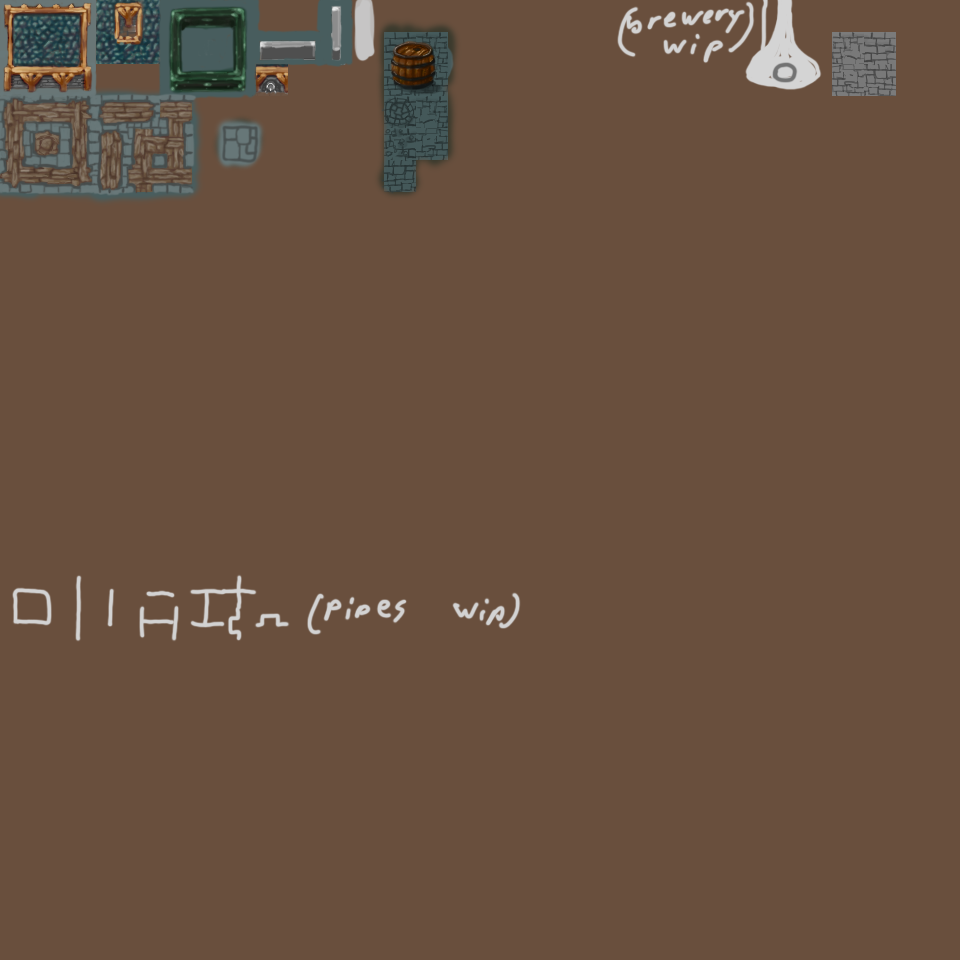
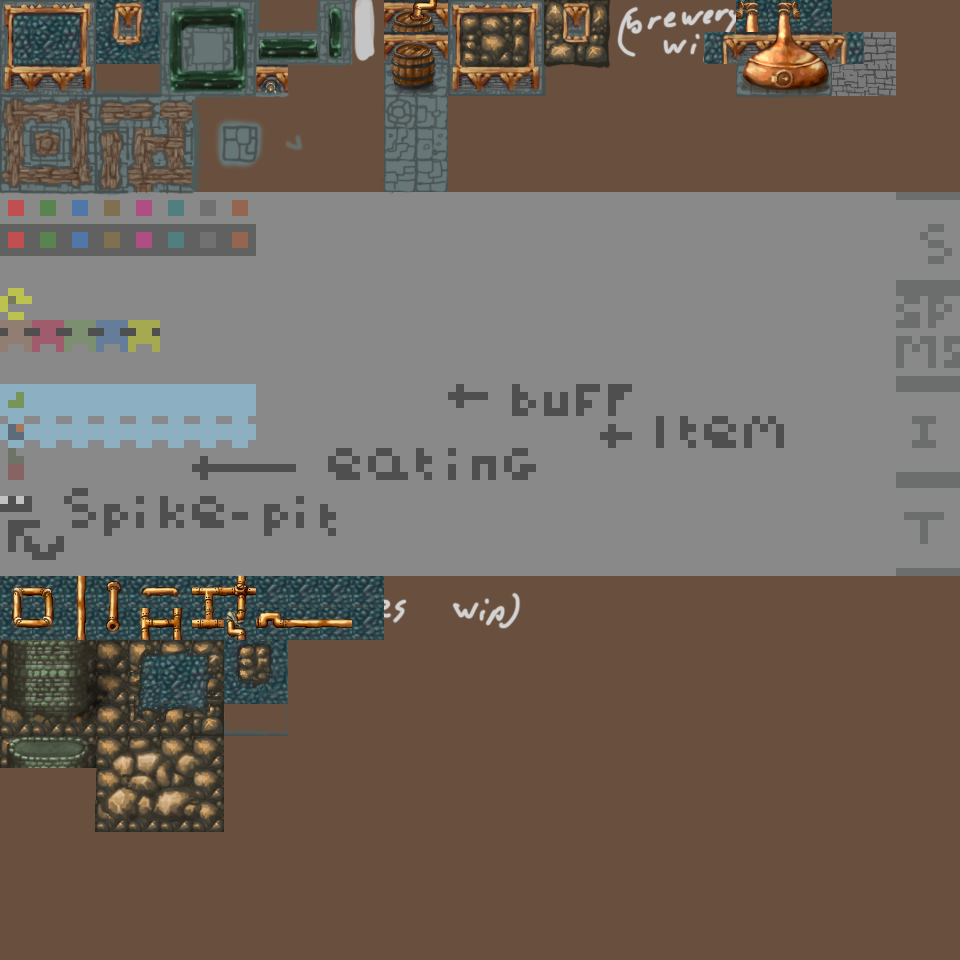
Layers edited between the first and the second 960x960 image:
removed layer "Layer 9" (was color) over left=186, top=16, right=437, bottom=89
added layer "Layer 49" above "Layer 47 copy" over left=5, top=637, right=131, bottom=729
added layer "Layer 47 copy" above "Layer 47" over left=95, top=736, right=224, bottom=832
added layer "Layer 47" above "Layer 48" over left=0, top=640, right=275, bottom=736
added layer "Layer 48" above "Layer 46" over left=128, top=640, right=288, bottom=736
added layer "Layer 42" above "Layer 39" over left=11, top=576, right=352, bottom=640
added layer "Layer 39" above "Group 2" over left=0, top=576, right=384, bottom=640
added group "Group 2" with 11 layers above "Group 1" over left=0, top=0, right=833, bottom=196
added layer "Layer 35" in group "Group 2" over left=28, top=0, right=833, bottom=99
added layer "Layer 25" in group "Group 2" over left=0, top=0, right=801, bottom=196
"Layer 19": opacity 52% → 100%, moved it into group "Group 2", painted on it over left=170, top=7, right=278, bottom=94
removed layer "Layer 15" over left=0, top=0, right=267, bottom=196
added layer "Layer 23" in group "Group 2" over left=0, top=0, right=423, bottom=125
added layer "Layer 24" in group "Group 2" over left=158, top=0, right=345, bottom=98
moved "Group 1 copy" into group "Group 2", painted on it over left=0, top=0, right=448, bottom=196
painted on "Layer 12" over left=0, top=0, right=353, bottom=209
removed layer "Layer 8" (was overlay) over left=90, top=15, right=464, bottom=204
added layer "Layer 29" above "Layer 28" over left=740, top=0, right=831, bottom=94
painted on "Layer 11" over left=269, top=0, right=864, bottom=96
painted on "Layer 6" over left=23, top=17, right=448, bottom=152
painted on "Layer 7" over left=0, top=192, right=960, bottom=576
moved "Layer 0" above "Layer 3" over left=0, top=0, right=960, bottom=832
…and 19 more changes (16 added, 1 painted, 1 removed, 2 stack)
